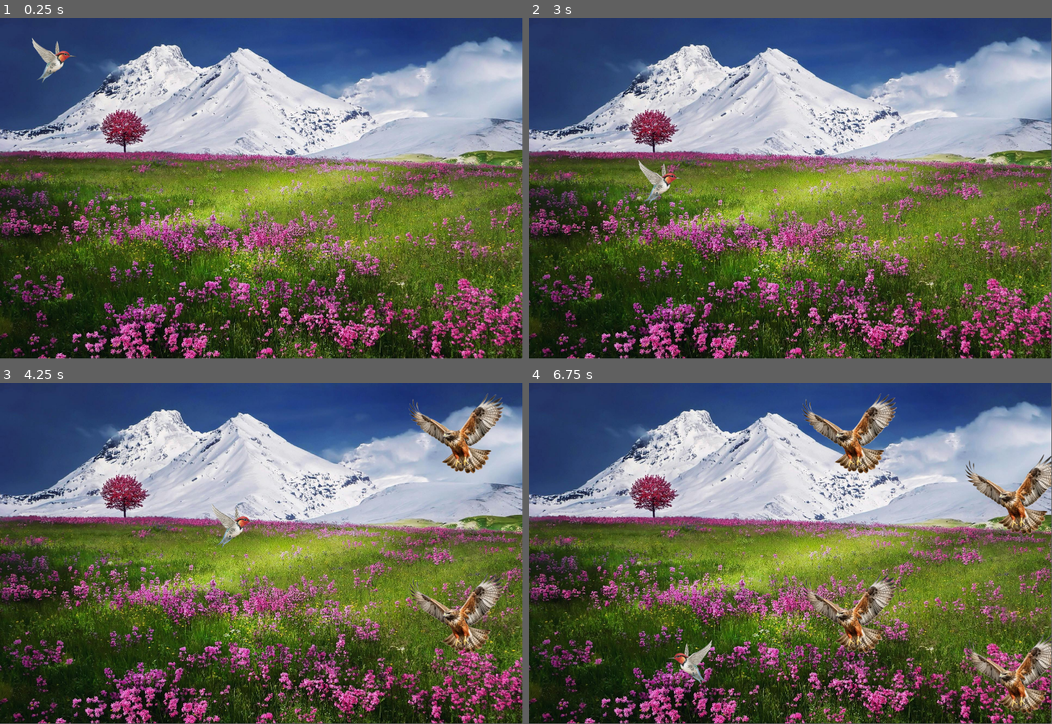
Above: before the commit, frames 1-4 (two rows, left to right).
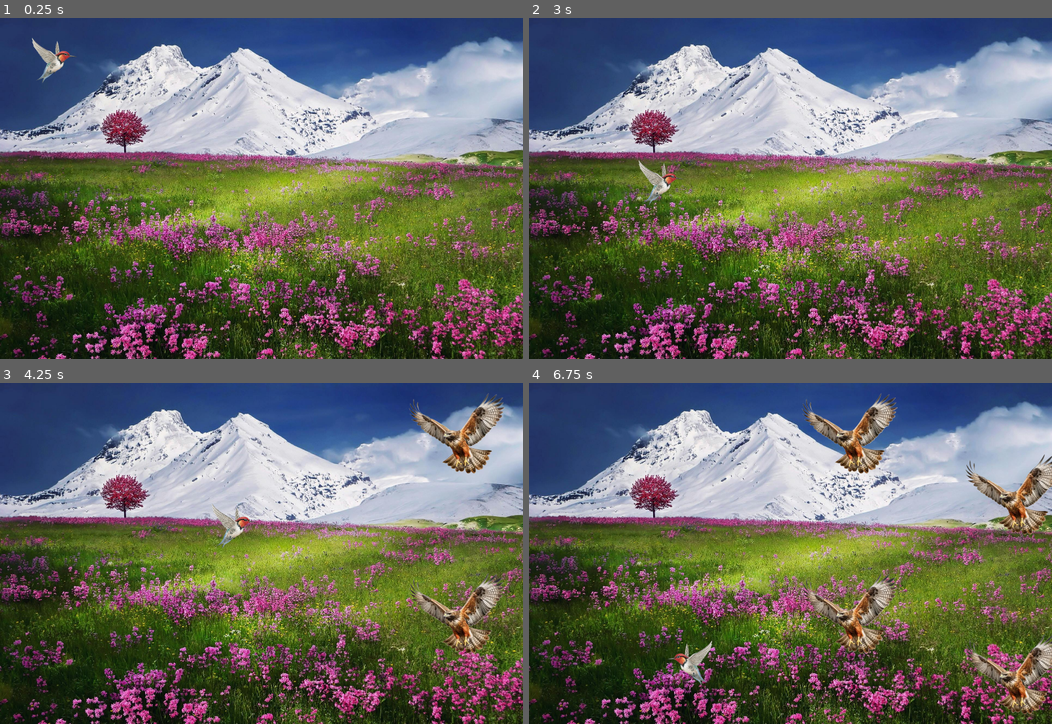
Above: after the commit, the same moments.

Repository: tarikdemiroren/FlappyHawk
Game: Godot game, scene res://game_world.tscn
Two runs of this game, one before a commit and one after it. Both use one fixed random seed, a clock stepped at 60 frames per second and the inputs below. The project has no main scene, so this scene is started directly.
Inputs:
- Up to frame 1 (0.25 s): no input
- Up to frame 2 (3 s): tap Enter (ui_accept) at 0.5, 0.77, 1.52 s; hold Right (ui_right) 0.53-2.03 s; hold Left (ui_left) 2.03-2.78 s; hold Right (ui_right) from 2.78 s (still down)
- Up to frame 3 (4.25 s): keep holding Right (ui_right); tap Enter (ui_accept) at 3.02, 3.77 s
- Up to frame 4 (6.75 s): release Right (ui_right) at 4.28 s; hold Left (ui_left) 4.28-5.03 s; tap Enter (ui_accept) at 4.52, 6.02 s; hold Right (ui_right) 5.03-5.78 s; hold Left (ui_left) from 5.78 s (still down)
In our replay, the window is 799x521 before the commit and 800x522 after it. These sizes can differ from the game's own. Grey fills any space a smaller window leaves; there, only what the larger window draws over its background counts as a difference.

The runs differ from the first frame. In frame 1, 22% of the frame differs, in the area x 0-100%, y 0-100%; in frame 2, 22%; in frame 3, 23%; in frame 4, 23%.

Commit message:
Make the main viewport keep its aspect ratio when resized

Diff:
--- a/game_world.tscn
+++ b/game_world.tscn
@@ -9,10 +9,28 @@
 script = ExtResource("1_hwhcm")
 enemy_scene = ExtResource("4_rqpit")
 
-[node name="Nature" type="TextureRect" parent="."]
-offset_right = 40.0
-offset_bottom = 40.0
+[node name="BoxContainer" type="BoxContainer" parent="."]
+clip_contents = true
+layout_direction = 1
+anchors_preset = -1
+offset_right = 1920.0
+offset_bottom = 1252.0
+grow_horizontal = 2
+grow_vertical = 2
+size_flags_horizontal = 3
+size_flags_vertical = 3
+size_flags_stretch_ratio = 20.0
+alignment = 1
+metadata/_edit_use_anchors_ = true
+
+[node name="Nature" type="TextureRect" parent="BoxContainer"]
+clip_contents = true
+layout_mode = 2
+size_flags_horizontal = 6
+size_flags_vertical = 6
 texture = ExtResource("1_31knf")
+stretch_mode = 4
+metadata/_edit_use_anchors_ = true
 
 [node name="Bird" parent="." instance=ExtResource("2_mkugf")]
 position = Vector2(200, 128)
--- a/project.godot
+++ b/project.godot
@@ -18,6 +18,7 @@
 
 window/size/viewport_width=1920
 window/size/viewport_height=1252
+window/stretch/mode="viewport"
 
 [rendering]
 
